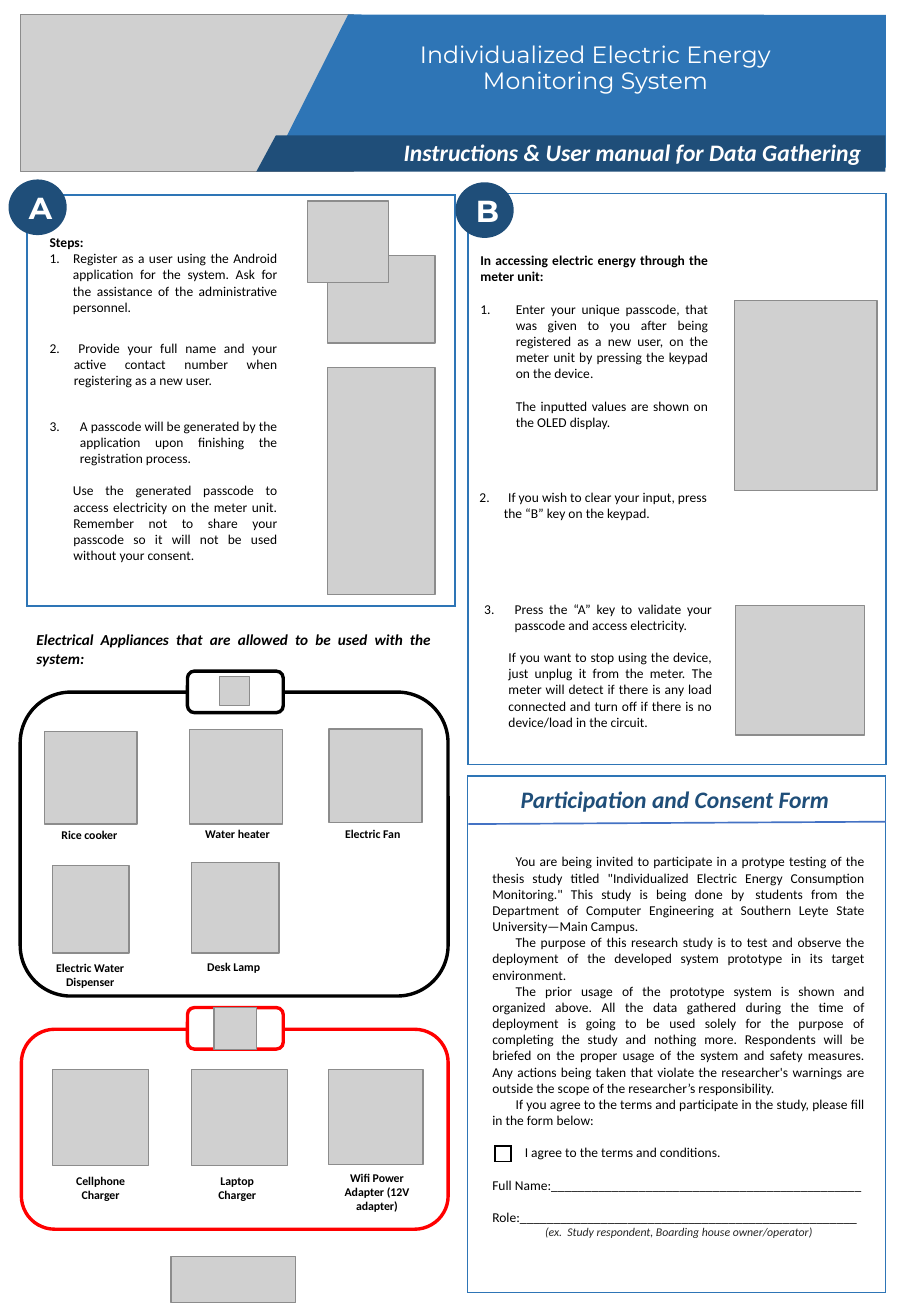
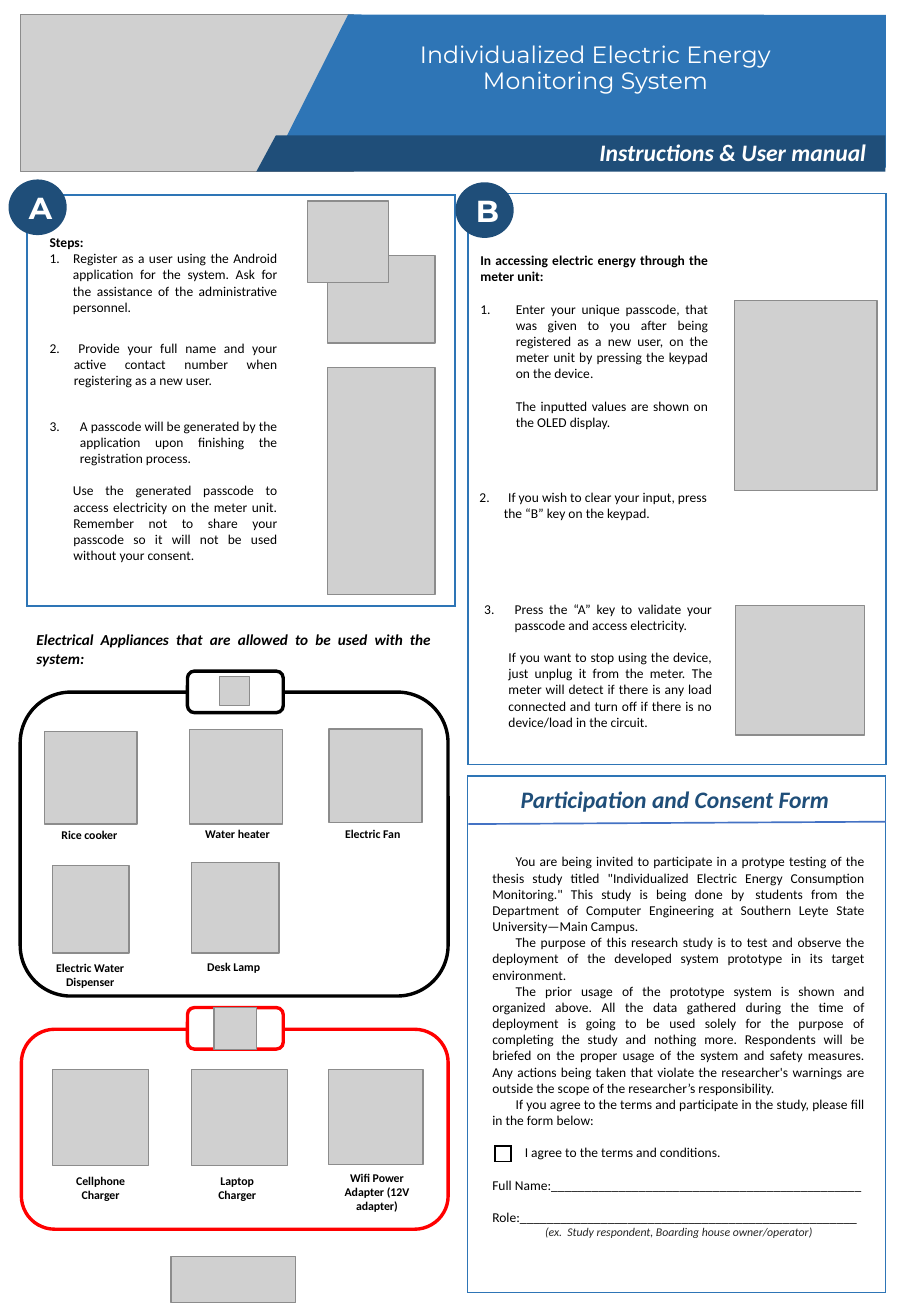
Before and after one commit to theOfficial-IrvinGiL/Thesis-1-and-2-Documentations-and-Papers, a slide deck: slide 1 of CAD and System Schematics/Infographics and manuals/for data gathering.pptx. Drawn at 911x1316 pixels with LibreOffice and Linux fonts; fonts in the diff are those of the drawing; grey boxes stand for pictures. Boxes give left, top, right and bottom in pixels: in the first picture for what was removed or moved away, otherwise in the second. Text is boxed around its words. In the diff, an @@ line names an element or a change of style, - is before the commit and + after.

```diff
--- a/CAD and System Schematics/Infographics and manuals/for data gathering.pptx
+++ b/CAD and System Schematics/Infographics and manuals/for data gathering.pptx
@@ text at (599,144,866,161): text changed @@
-Instructions & User manual for Data Gathering
+Instructions & User manual
```
Also in this commit, not shown: 38 other files.
